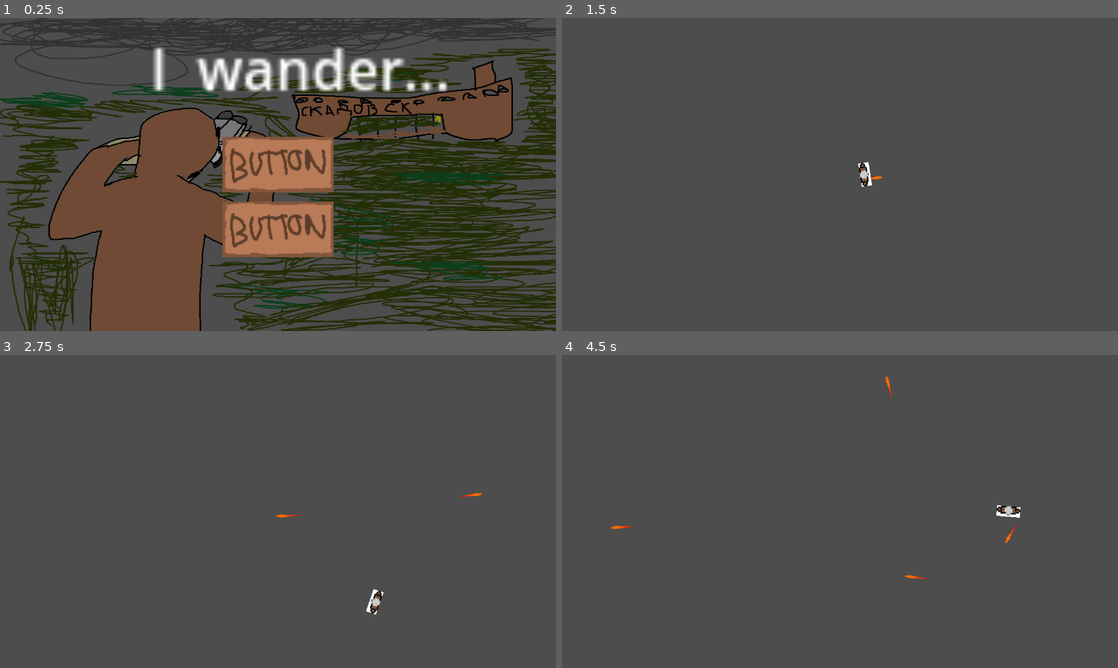
Above: before the commit, frames 1-4 (two rows, left to right).
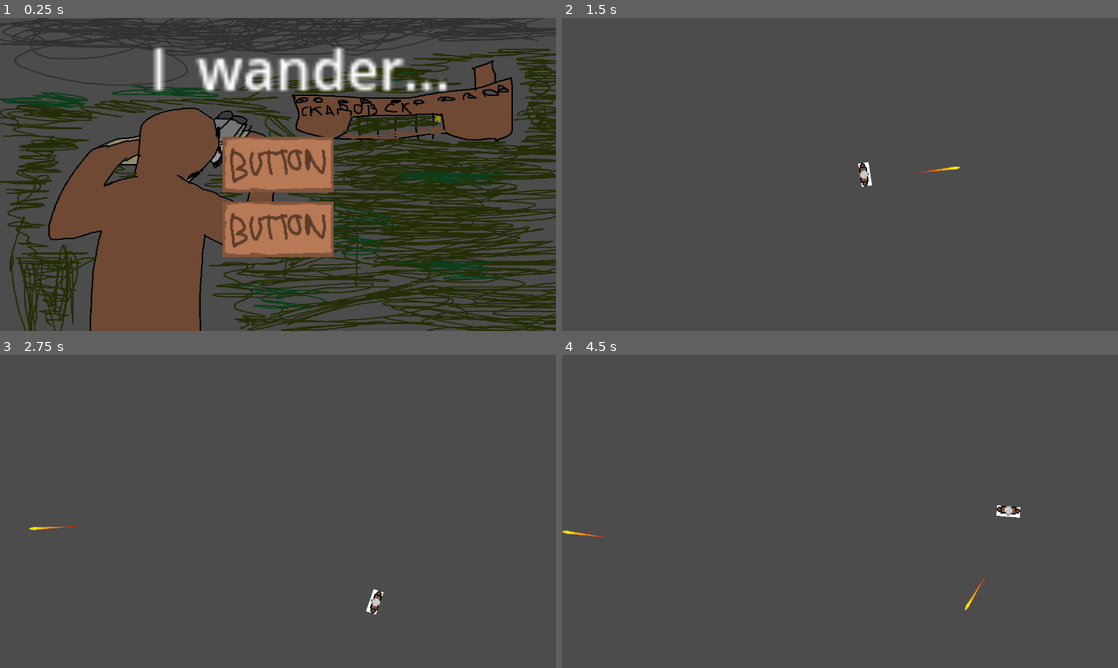
Above: after the commit, the same moments.

Repository: aleziz01/StalkerGame
Game: Godot game, scene res://scenes/main_menu.tscn
The game is run twice, just before and just after one commit, with the same random seed, the same clock (stepped at 60 frames per second) and the same inputs.
Inputs (mouse positions are in pixels of both pictures, inside the frame that each line leads up to):
- Up to frame 1 (0.25 s): no input
- Up to frame 2 (1.5 s): click (840, 165) at 0.5 s; tap Enter at 1.25 s; move the mouse to (962, 158) at 1.27 s; press the mouse at (962, 158) at 1.28 s; hold D (right) from 1.28 s (still down)
- Up to frame 3 (2.75 s): move the mouse to (166, 527) at 2.02 s; release D (right) at 2.03 s; release the mouse at (166, 527) at 2.03 s; hold S (down) from 2.03 s (still down); click (166, 527) at 2.1 s
- Up to frame 4 (4.5 s): move the mouse to (895, 442) at 2.77 s; release S (down) at 2.78 s; press the mouse at (895, 442) at 2.78 s; hold D (right) 2.78-3.53 s; move the mouse to (812, 574) at 3.52 s; release the mouse at (812, 574) at 3.53 s; hold W (up) 3.53-4.28 s; click (812, 574) at 3.6 s; move the mouse to (1006, 558) at 4.27 s; press the mouse at (1006, 558) at 4.28 s; hold A (left) from 4.28 s (still down)

The runs differ from the first frame. In frame 2, less than 0.1% of the frame differs, in the area x 55-72%, y 47-52%; in frame 3, less than 0.1%; in frame 4, 0.2%, in the area x 0-82%, y 6-82%.

Commit message:
final bullet push

Diff:
--- a/project.godot
+++ b/project.godot
@@ -50,3 +50,7 @@
 "events": [Object(InputEventMouseButton,"resource_local_to_scene":false,"resource_name":"","device":-1,"window_id":0,"a …(255 unchanged characters)…
 ]
 }
+
+[rendering]
+
+viewport/hdr_2d=true
--- a/scenes/main.tscn
+++ b/scenes/main.tscn
@@ -1,6 +1,9 @@
-[gd_scene load_steps=2 format=3 uid="uid://bp6lotrvv5l3u"]
+[gd_scene load_steps=3 format=3 uid="uid://bp6lotrvv5l3u"]
 
 [ext_resource type="PackedScene" uid="uid://54t8qhs1mgcg" path="res://scenes/player.tscn" id="1_o5qli"]
+
+[sub_resource type="Environment" id="Environment_o5qli"]
+glow_enabled = true
 
 [node name="Main" type="Node2D"]
 texture_filter = 1
@@ -10,3 +13,6 @@
 [node name="Polygon2D" type="Polygon2D" parent="."]
 
 [node name="Camera2D" type="Camera2D" parent="."]
+
+[node name="WorldEnvironment" type="WorldEnvironment" parent="."]
+environment = SubResource("Environment_o5qli")
--- a/scenes/projectile.tscn
+++ b/scenes/projectile.tscn
@@ -29,6 +29,7 @@
 script = ExtResource("1_q3m7n")
 
 [node name="Sprite2D" type="Sprite2D" parent="."]
+modulate = Color(2.1074393, 2.1074393, 2.1074393, 1)
 texture = SubResource("GradientTexture2D_c8fcr")
 
 [node name="Line2D" type="Line2D" parent="Sprite2D"]
--- a/scripts/character.gd
+++ b/scripts/character.gd
@@ -38,7 +38,7 @@
 		shootTimer.start()
 		var projInstance=proj.instantiate()
 		projInstance.direction=Vector2(cos(rotation),sin(rotation))
-		projInstance.speed=300
+		projInstance.speed=1200
 		projInstance.initpos=weapon_position.global_position
 		projInstance.rot=rotation
 		parent.get_child(1).add_child(projInstance)
--- a/scripts/line_2d.gd
+++ b/scripts/line_2d.gd
@@ -2,5 +2,5 @@
 
 var amplitude=0.0
 func _process(delta: float) -> void:
-	amplitude = lerp(amplitude,30.0,10*delta)
+	amplitude = lerp(amplitude,70.0,12*delta)
 	points[1]=Vector2(amplitude,amplitude)
